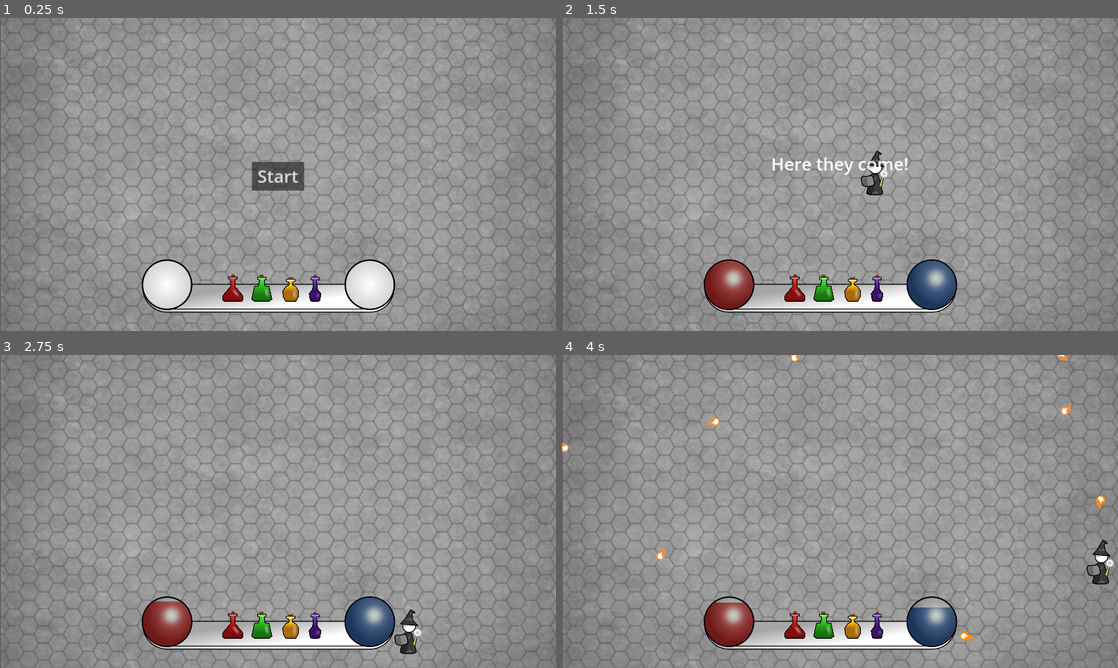
Above: before the commit, frames 1-4 (two rows, left to right).
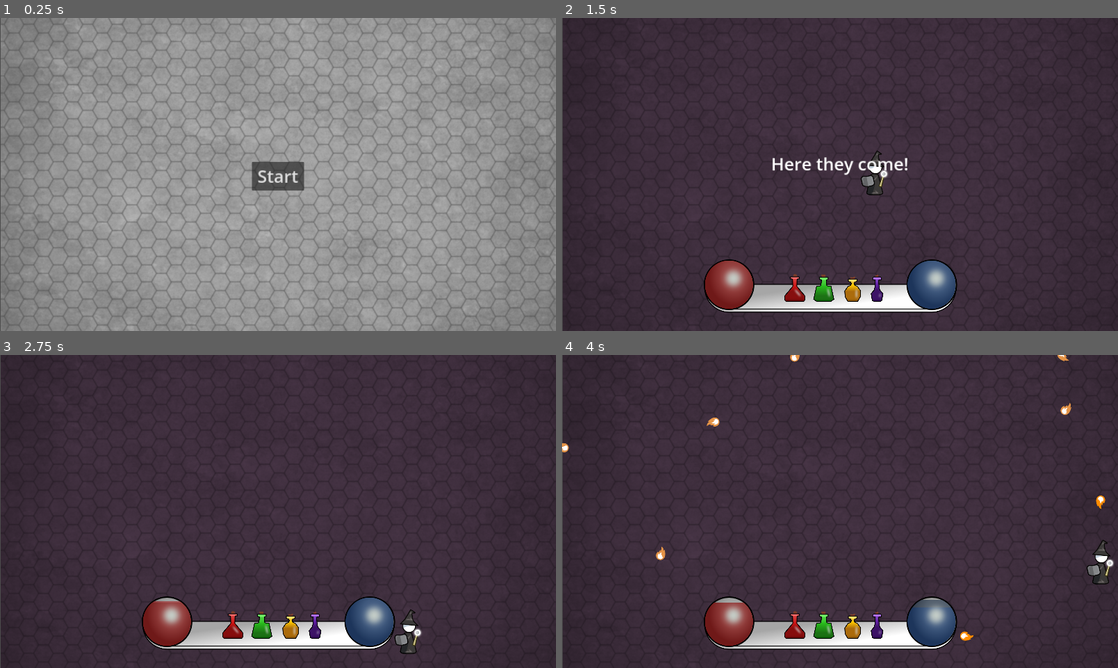
Above: after the commit, the same moments.

Repository: kurilluk/GDSJam23
Game: Godot game, scene res://assets/scenes/Main.tscn
Two runs of this game, one before a commit and one after it. Both use one fixed random seed, a clock stepped at 60 frames per second and the inputs below.
Inputs:
- Up to frame 1 (0.25 s): no input
- Up to frame 2 (1.5 s): click "Start" at 0.5 s; hold D (Right) from 1.28 s (still down); tap 1 (Potion_1) at 1.35 s
- Up to frame 3 (2.75 s): release D (Right) at 2.03 s; hold S (Down) from 2.03 s (still down); tap 2 (Potion_2) at 2.1 s
- Up to frame 4 (4 s): release S (Down) at 2.78 s; hold D (Right) 2.78-3.53 s; tap 3 (Potion_3) at 2.85 s; hold W (Up) from 3.53 s (still down); tap 4 (Potion_4) at 3.6 s

The runs differ from the first frame. In frame 1, 9.3% of the frame differs, in the area x 0-100%, y 0-100%; in frame 2, 94%; in frame 3, 94%; in frame 4, 94%.

Commit message:
fix scene

Diff:
--- a/examples/dodge_the_creeps/assets/scenes/HUD.tscn
+++ b/examples/dodge_the_creeps/assets/scenes/HUD.tscn
@@ -19,12 +19,14 @@
 [sub_resource type="StyleBoxFlat" id="StyleBoxFlat_lp17v"]
 bg_color = Color(0.0352941, 0.517647, 0.85098, 1)
 
-[node name="HUD" type="CanvasLayer" node_paths=PackedStringArray("HealthBar", "UnderlyingHealthBar", "ManaBar", "UnderlyingManaBar", "ColorFadeRect")]
+[node name="HUD" type="CanvasLayer" node_paths=PackedStringArray("HealthBar", "UnderlyingHealthBar", "ManaBar", "UnderlyingManaBar", "HudFrame", "PotionsScene", "ColorFadeRect")]
 script = ExtResource("1_8bs4p")
 HealthBar = NodePath("HealthBar_simple")
 UnderlyingHealthBar = NodePath("UnderlyingHealthBar")
 ManaBar = NodePath("ManaBar_simple")
 UnderlyingManaBar = NodePath("UnderlyingManaBar")
+HudFrame = NodePath("HudFrame")
+PotionsScene = NodePath("Potions")
 ColorFadeRect = NodePath("ColorFade")
 
 [node name="ScoreLabel" type="Label" parent="."]
@@ -129,7 +131,7 @@
 offset_top = 837.0
 offset_right = 1361.0
 offset_bottom = 1009.0
-value = 100.0
+value = 50.0
 fill_mode = 3
 texture_under = ExtResource("2_jl3v8")
 texture_over = ExtResource("3_4bm3m")
@@ -138,6 +140,7 @@
 tint_progress = Color(0.0784314, 0.203922, 0.411765, 1)
 
 [node name="UnderlyingManaBar" type="TextureProgressBar" parent="."]
+z_index = 9
 offset_left = 1194.0
 offset_top = 837.0
 offset_right = 1361.0
@@ -149,20 +152,21 @@
 tint_progress = Color(0.0509804, 0.152941, 0.317647, 0.768627)
 
 [node name="ColorFade" type="ColorRect" parent="."]
-visible = false
 modulate = Color(1, 1, 1, 0)
 z_index = 999
-offset_left = -51.0
-offset_top = 36.0
-offset_right = 2093.0
-offset_bottom = 1314.0
+offset_left = -99.0
+offset_top = -93.0
+offset_right = 2045.0
+offset_bottom = 1185.0
 mouse_filter = 2
 
-[node name="Hub" type="Sprite2D" parent="."]
+[node name="HudFrame" type="Sprite2D" parent="."]
+z_index = 5
 position = Vector2(927, 924)
 texture = ExtResource("5_jwupg")
 
 [node name="Potions" parent="." instance=ExtResource("5_kv5n5")]
+z_index = 6
 position = Vector2(754, 880)
 scale = Vector2(0.5, 0.5)
 
--- a/examples/dodge_the_creeps/assets/scenes/Layer.tscn
+++ b/examples/dodge_the_creeps/assets/scenes/Layer.tscn
@@ -1,13 +1,8 @@
-[gd_scene load_steps=3 format=3 uid="uid://da54cmhq2t3to"]
+[gd_scene load_steps=2 format=3 uid="uid://da54cmhq2t3to"]
 
 [ext_resource type="Script" path="res://assets/scripts/Layer.gd" id="1_o41cq"]
-[ext_resource type="Texture2D" uid="uid://cwakwa3m62x4c" path="res://art/background_map.png" id="2_r1616"]
 
 [node name="Layer" type="Node2D"]
 script = ExtResource("1_o41cq")
 background_color = Color(0.196078, 0.521569, 0.392157, 1)
 enemy_main_color = Color(0.443137, 0.137255, 0.0941176, 1)
-
-[node name="BackgroundMap" type="Sprite2D" parent="."]
-position = Vector2(963, 539)
-texture = ExtResource("2_r1616")
--- a/examples/dodge_the_creeps/assets/scenes/Main.tscn
+++ b/examples/dodge_the_creeps/assets/scenes/Main.tscn
@@ -1,9 +1,10 @@
-[gd_scene load_steps=11 format=3 uid="uid://cyfwty2q3rdse"]
+[gd_scene load_steps=12 format=3 uid="uid://cyfwty2q3rdse"]
 
 [ext_resource type="Script" path="res://assets/scripts/Main.gd" id="1"]
 [ext_resource type="PackedScene" uid="uid://rkdnhqgf2hpj" path="res://assets/scenes/Mob.tscn" id="2"]
 [ext_resource type="PackedScene" uid="uid://4vwrqjegqwpj" path="res://assets/scenes/Player.tscn" id="3"]
 [ext_resource type="PackedScene" uid="uid://ccqoreueuxdb7" path="res://assets/scenes/HUD.tscn" id="4"]
+[ext_resource type="Texture2D" uid="uid://cwakwa3m62x4c" path="res://art/background_map.png" id="4_yf735"]
 [ext_resource type="AudioStream" uid="uid://q2pf4fr8d0ks" path="res://art/House In a Forest Loop.ogg" id="5"]
 [ext_resource type="PackedScene" uid="uid://ddifmu7obmqe2" path="res://assets/scenes/Fireball.tscn" id="5_h27ax"]
 [ext_resource type="AudioStream" uid="uid://dw26fpygeag8o" path="res://art/gameover.wav" id="6"]
@@ -29,7 +30,8 @@
 [node name="ScoreLabel" parent="HUD" index="0"]
 visible = false
 
-[node name="Background" type="ColorRect" parent="."]
+[node name="Background_old" type="ColorRect" parent="."]
+visible = false
 z_index = -100
 anchors_preset = 15
 anchor_right = 1.0
@@ -37,6 +39,11 @@
 grow_horizontal = 2
 grow_vertical = 2
 color = Color(0.407843, 0.301961, 0.4, 1)
+
+[node name="Background" type="Sprite2D" parent="."]
+position = Vector2(961, 542.5)
+scale = Vector2(0.997917, 1.00648)
+texture = ExtResource("4_yf735")
 
 [node name="Player" parent="." node_paths=PackedStringArray("Game_HUD") instance=ExtResource("3")]
 Game_HUD = NodePath("../HUD")
--- a/examples/dodge_the_creeps/assets/scripts/HUD.gd
+++ b/examples/dodge_the_creeps/assets/scripts/HUD.gd
@@ -6,7 +6,8 @@
 @export var UnderlyingHealthBar: TextureProgressBar
 @export var ManaBar: TextureProgressBar
 @export var UnderlyingManaBar: TextureProgressBar
-
+@export var HudFrame: Sprite2D
+@export var PotionsScene: Node2D
 @export var ColorFadeRect: ColorRect
 
 @export var bar_tween_first_dur = 0.15
@@ -25,7 +26,7 @@
 	$MessageTimer.start()
 
 func show_hud_bars():
-	var bars = [HealthBar, UnderlyingHealthBar, ManaBar, UnderlyingManaBar]
+	var bars = [HealthBar, UnderlyingHealthBar, ManaBar, UnderlyingManaBar, HudFrame, PotionsScene]
 	var show_tween = create_tween()
 	show_tween.set_parallel(true)
 	for bar in bars:
@@ -33,7 +34,7 @@
 		show_tween.tween_property(bar, "modulate", Color.WHITE, 1.0).set_ease(Tween.EASE_OUT).set_trans(Tween.TRANS_QUAD)
 
 func hide_hud_bars():
-	var bars = [HealthBar, UnderlyingHealthBar, ManaBar, UnderlyingManaBar]
+	var bars = [HealthBar, UnderlyingHealthBar, ManaBar, UnderlyingManaBar, HudFrame, PotionsScene]
 	var hide_tween = create_tween()
 	hide_tween.set_parallel(true)
 	for bar in bars:
@@ -47,7 +48,7 @@
 		bar.value = 100
 
 func hud_bars_hidden():
-	var bars = [HealthBar, UnderlyingHealthBar, ManaBar, UnderlyingManaBar]
+	var bars = [HealthBar, UnderlyingHealthBar, ManaBar, UnderlyingManaBar, HudFrame, PotionsScene]
 	for bar in bars:
 		bar.modulate = Color.TRANSPARENT
 
@@ -103,8 +104,9 @@
 	var layer_fade_tween = create_tween()
 
 	layer_fade_tween.tween_property(ColorFadeRect, "modulate", Color.WHITE, 0.25).set_ease(Tween.EASE_OUT).set_trans(Tween.TRANS_CUBIC)
+	layer_fade_tween.tween_callback(callback)
 	layer_fade_tween.tween_property(ColorFadeRect, "modulate", Color.TRANSPARENT, 0.1).set_ease(Tween.EASE_IN).set_trans(Tween.TRANS_CUBIC)
-	layer_fade_tween.tween_callback(callback)
+
 
 func update_score(score):
 	$ScoreLabel.text = str(score)
--- a/examples/dodge_the_creeps/assets/scripts/Main.gd
+++ b/examples/dodge_the_creeps/assets/scripts/Main.gd
@@ -1,6 +1,6 @@
 extends Node
 
-@export var background: ColorRect
+@export var background: Sprite2D
 @export var layers: Array[Layer]
 @export var mob_scene: PackedScene
 
@@ -43,7 +43,7 @@
 	#$Music.play()
 func set_new_layer(layer: Layer):
 	current_layer = layer
-	background.color = layer.background_color
+	background.modulate = layer.background_color
 	$Player.set_player_inputs(layer.get_input_modification())
 	$Player.set_potion_effects(layer.get_potion_modifications())
 
